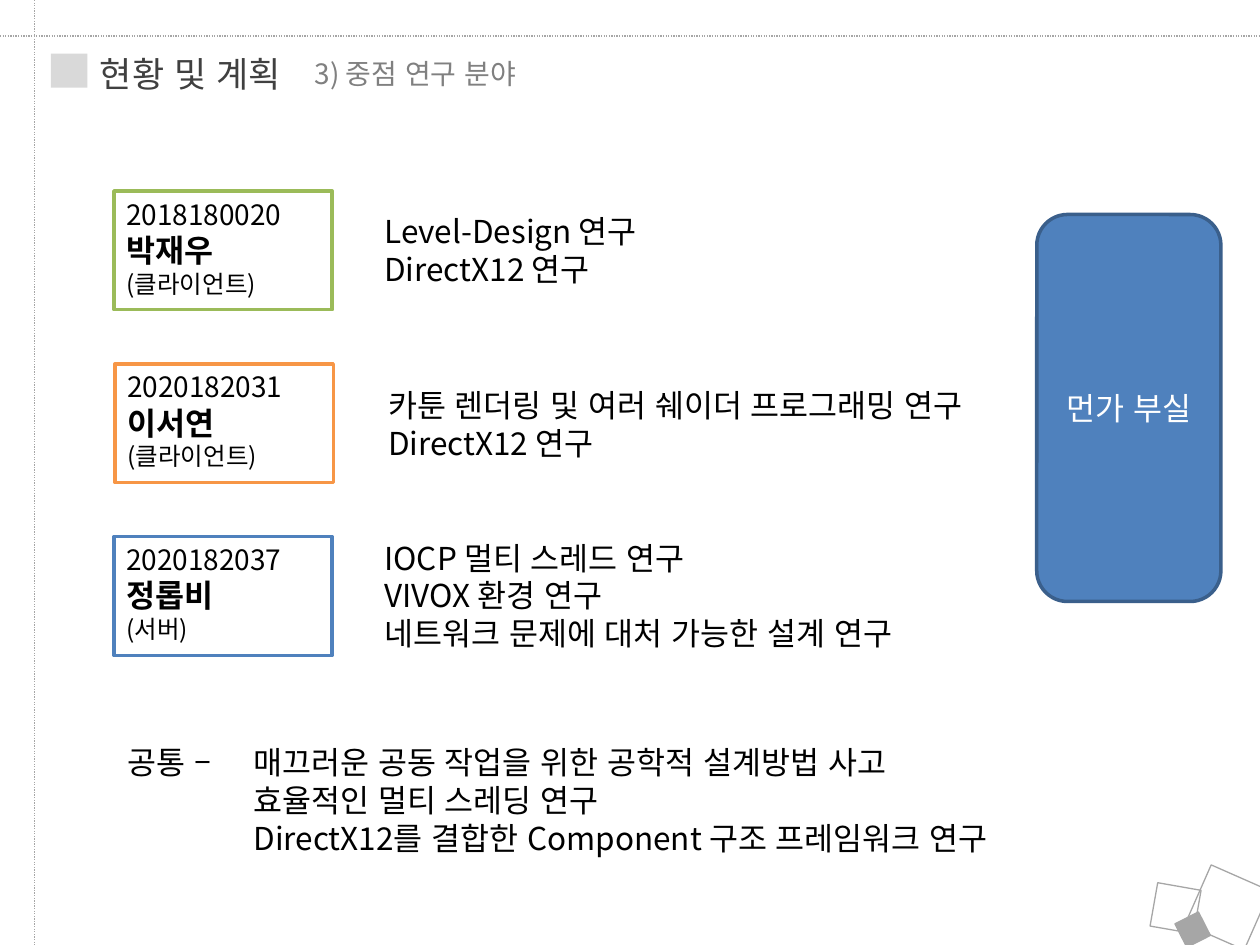
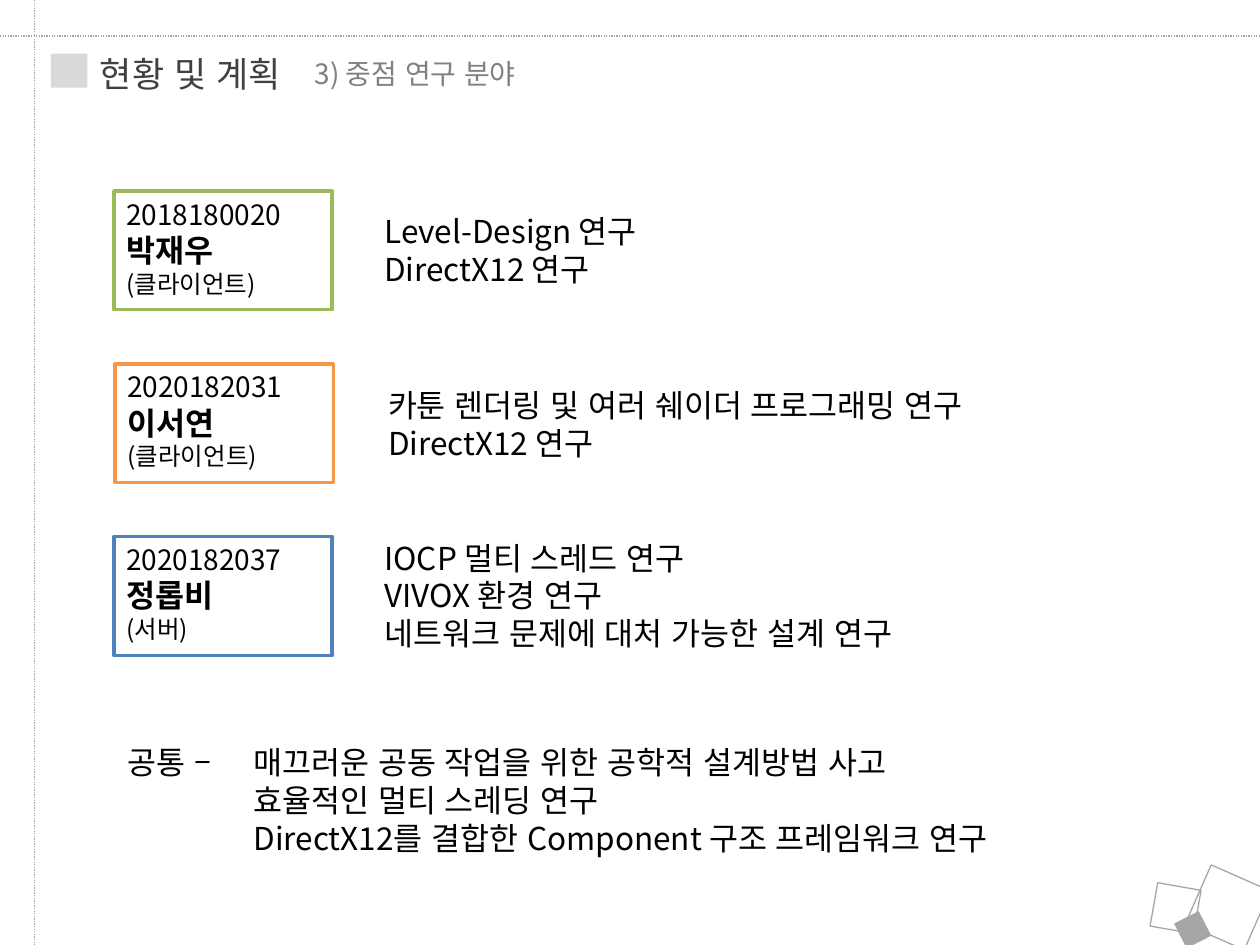
Before and after one commit to JungRobbi/ZolZak, a slide deck: slide 36 of Document/ppt.pptx (slide 33 before the commit). Drawn at 1260x945 pixels with LibreOffice and Linux fonts; fonts in the diff are those of the drawing. Boxes give left, top, right and bottom in pixels: in the first picture for what was removed or moved away, otherwise in the second. Text is boxed around its words. In the diff, an @@ line names an element or a change of style, - is before the commit and + after.

```diff
--- a/Document/ppt.pptx
+++ b/Document/ppt.pptx
@@ rounded rectangle removed at <box>1037,214,1221,601</box> @@
-먼가 부실
```
Also in this commit, not shown: 11 other slides changed, 4 slides added, 1 slide removed.
